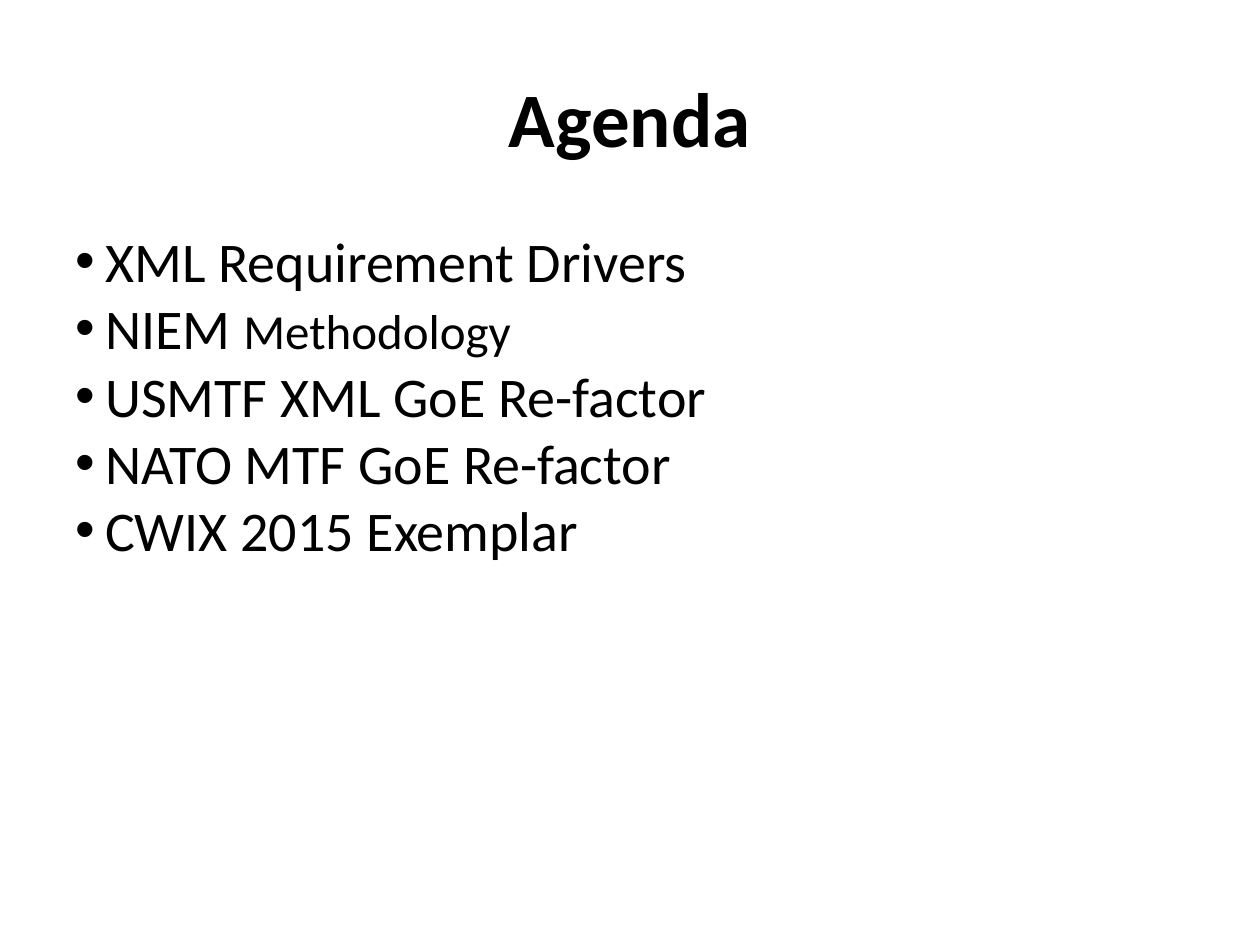
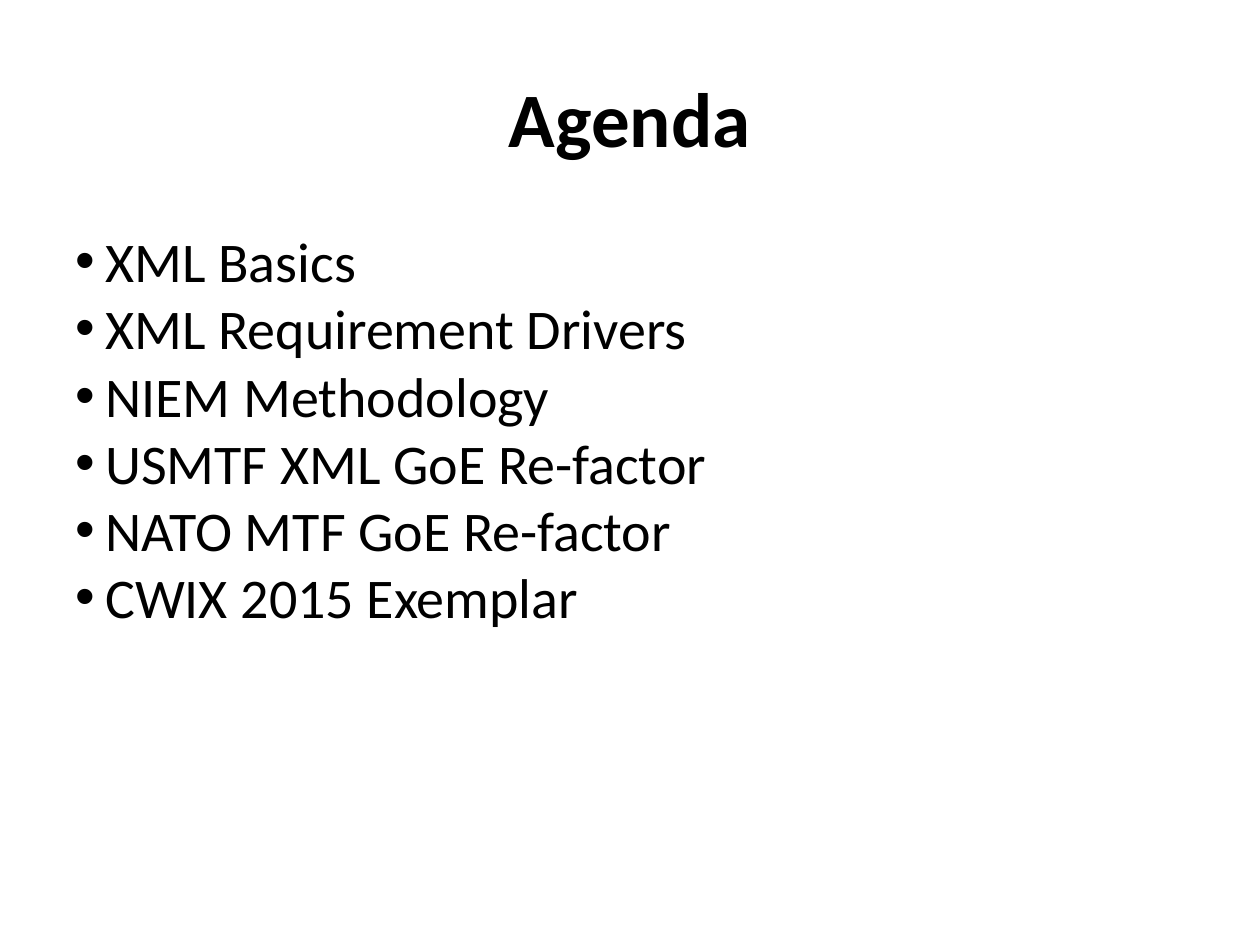
Before and after one commit to mil-oss/MTFXML, a slide deck: slide 2 of Docs/Re-factor/MTF_XML_Refactor_Brief.pptx. Drawn at 1260x945 pixels with LibreOffice and Linux fonts; fonts in the diff are those of the drawing; background and template pictures are left out. Boxes give left, top, right and bottom in pixels: in the first picture for what was removed or moved away, otherwise in the second. Text is boxed around its words. In the diff, an @@ line names an element or a change of style, - is before the commit and + after.

```diff
--- a/Docs/Re-factor/MTF_XML_Refactor_Brief.pptx
+++ b/Docs/Re-factor/MTF_XML_Refactor_Brief.pptx
@@ text at (105, 243, 356, 283): paragraph added @@
+• XML Basics
@@ text at (105, 310, 706, 627): size 28 to 32 pt in "Methodology"; indent changed @@
```
Also in this commit, not shown: 9 other slides changed, 7 slides added, 4 slides removed, 11 other files.
